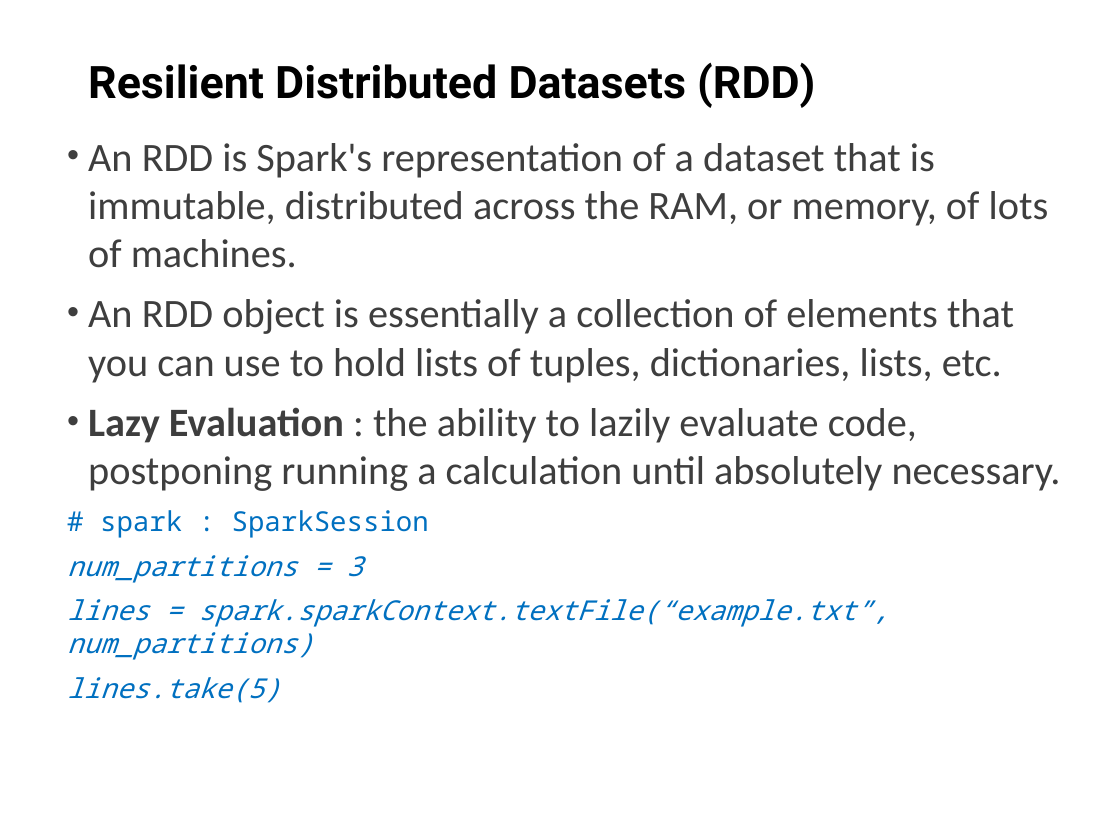
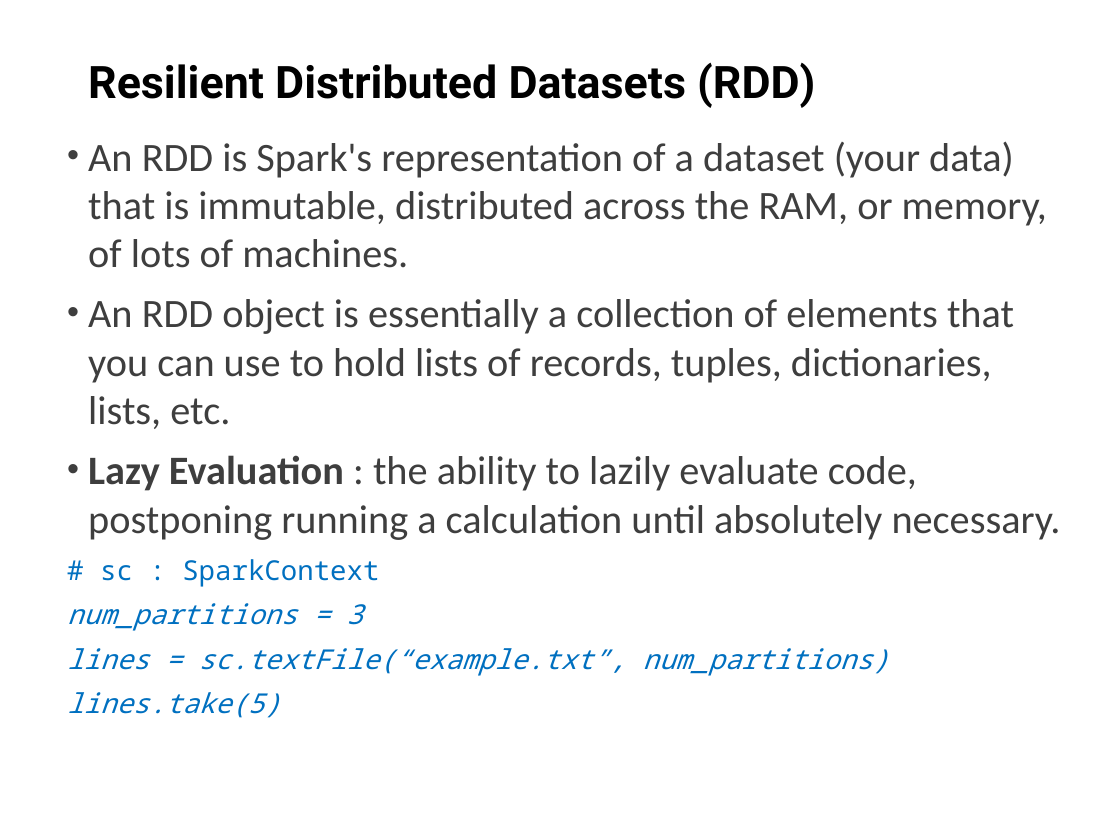
Before and after one commit to mahmoudparsian/big-data-mapreduce-course, a slide deck: slide 19 of slides/pyspark/introduction/4.2_introduction_to_pyspark.pptx (slide 15 before the commit). Drawn at 1120x840 pixels with LibreOffice and Linux fonts; fonts in the diff are those of the drawing; background and template pictures are left out. Boxes give left, top, right and bottom in pixels: in the first picture for what was removed or moved away, otherwise in the second. Text is boxed around its words. In the diff, an @@ line names an element or a change of style, - is before the commit and + after.

Commit message:
updated and added slides

```diff
--- a/slides/pyspark/introduction/4.2_introduction_to_pyspark.pptx
+++ b/slides/pyspark/introduction/4.2_introduction_to_pyspark.pptx
@@ text at (88,141,1047,429): text changed @@
-• An RDD is Spark's representation of a dataset that is immutable, distributed across the RAM, or memory, of lots of machines.
-• An RDD object is essentially a collection of elements that you can use to hold lists of tuples, dictionaries, lists, etc.
+• An RDD is Spark's representation of a dataset (your data) that is immutable, distributed across the RAM, or memory, of lots of machines.
+• An RDD object is essentially a collection of elements that you can use to hold lists of records, tuples, dictionaries, lists, etc.
@@ text at (100,559,379,587): text changed @@
-# spark : SparkSession
+# sc : SparkContext
@@ text at (67,648,890,676): text changed @@
-lines = spark.sparkContext.textFile(“example.txt”, num_partitions)
+lines = sc.textFile(“example.txt”, num_partitions)
```
Also in this commit, not shown: 17 other slides changed, 9 slides added, 2 slides removed, 35 other files.
